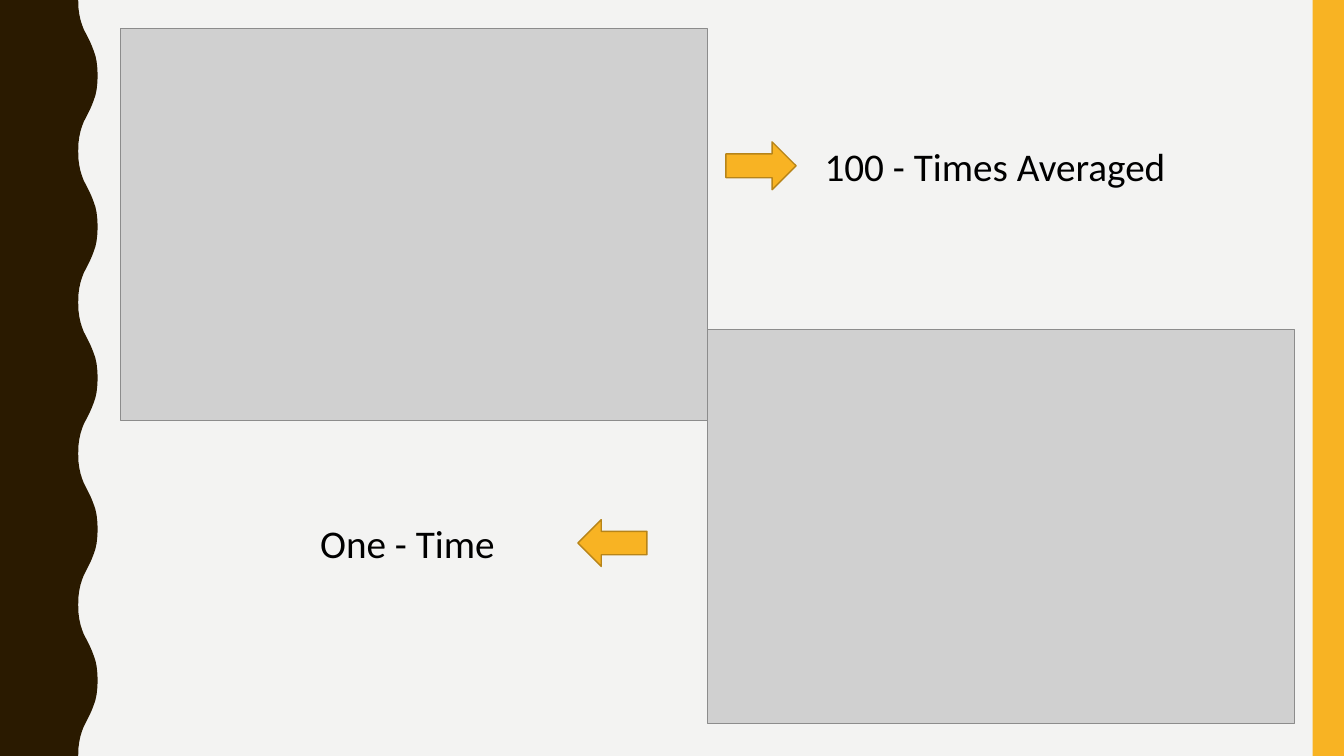
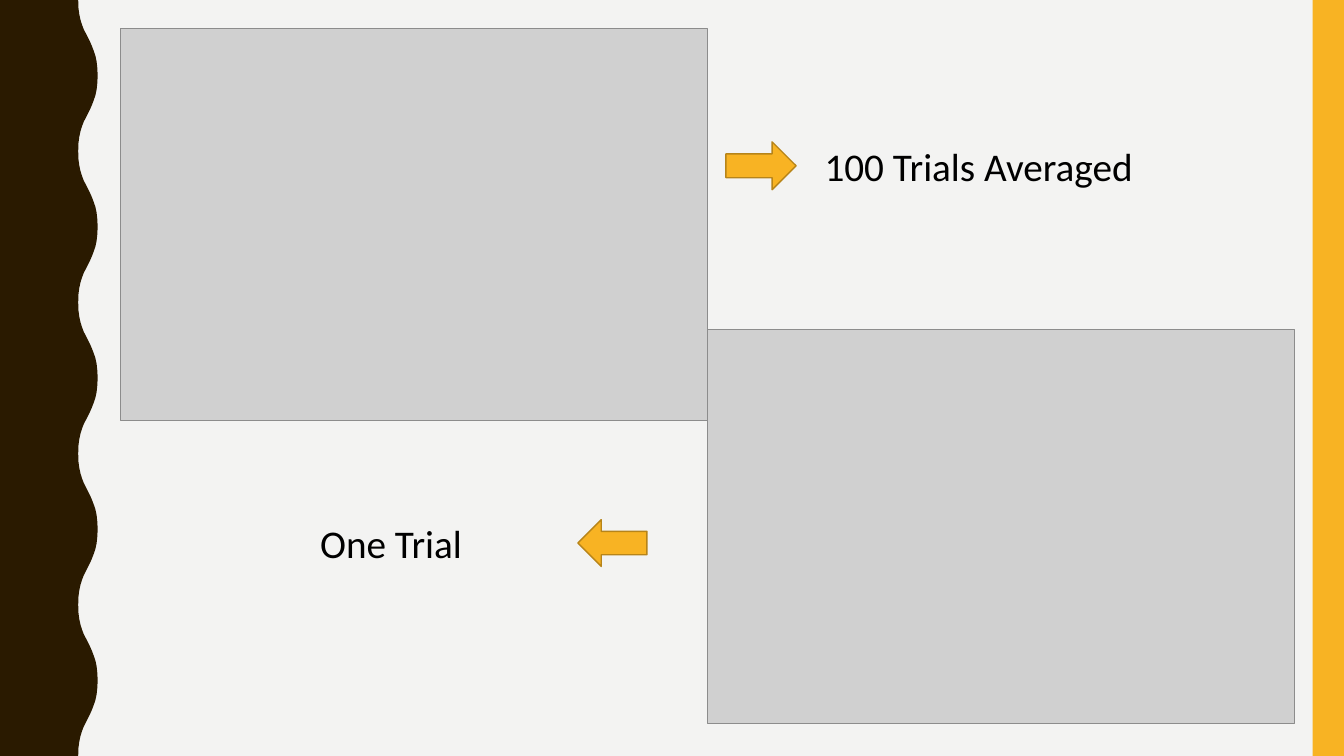
Before and after one commit to TianyuDai/PHY566-Project1-Group1, a slide deck: slide 10 of Presentation_2.pptx. Drawn at 1344x756 pixels with LibreOffice and Linux fonts; fonts in the diff are those of the drawing; grey boxes stand for pictures. Boxes give left, top, right and bottom in pixels: in the first picture for what was removed or moved away, otherwise in the second. Text is boxed around its words. In the diff, an @@ line names an element or a change of style, - is before the commit and + after.

```diff
--- a/Presentation_2.pptx
+++ b/Presentation_2.pptx
@@ text at <box>825,153,1132,188</box>: text changed @@
-100 - Times Averaged
+100 Trials Averaged
@@ text at <box>320,530,462,559</box>: text changed @@
-One - Time
+One Trial
```
